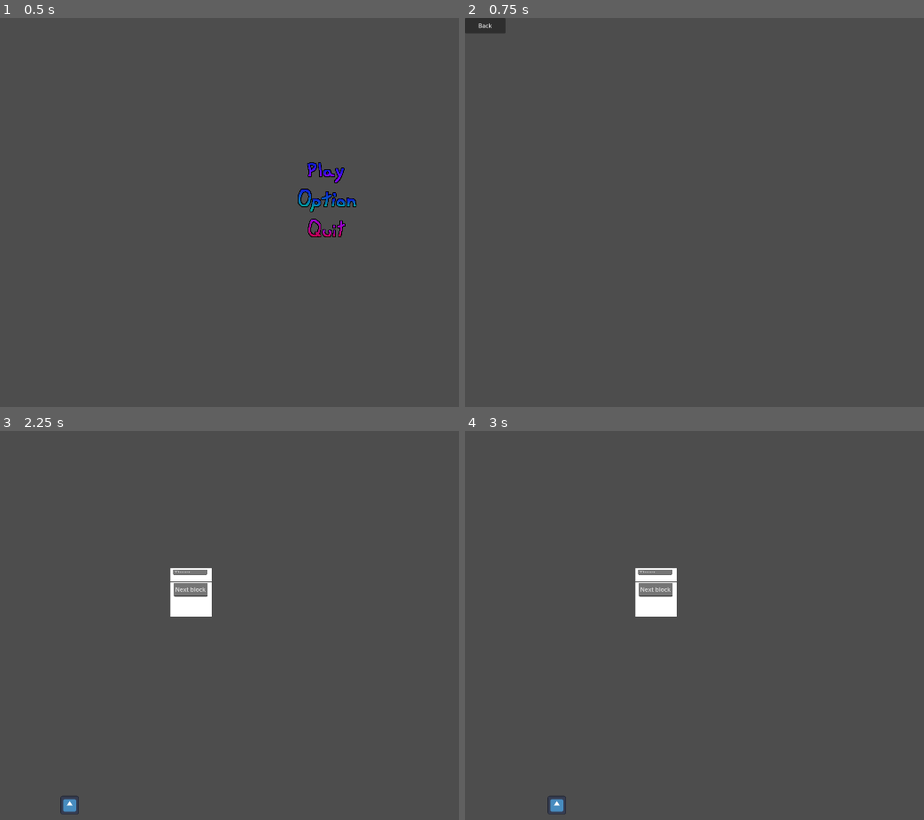
Above: before the commit, frames 1-4 (two rows, left to right).
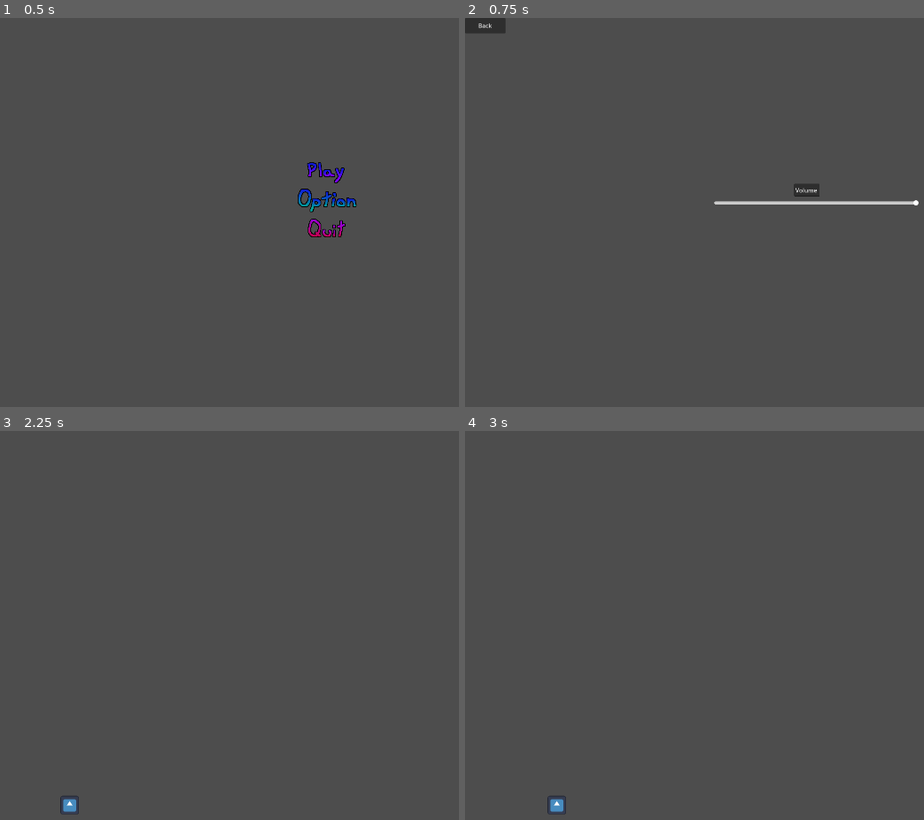
Above: after the commit, the same moments.

Repository: Paradox694/Aerial-Survivor
Game: Godot game, scene res://MainMenu/MainMenu.tscn
Two runs of this game, one before a commit and one after it. Both use one fixed random seed, a clock stepped at 60 frames per second and the inputs below. The engine's default icon, where the game draws it, is replaced by a stand-in: a white triangle on a blue panel in a dark square.
Inputs (mouse positions are in pixels of both pictures, inside the frame that each line leads up to):
- Up to frame 1 (0.5 s): no input
- Up to frame 2 (0.75 s): click (790, 200) at 0.5 s
- Up to frame 3 (2.25 s): click "Back" at 1.25 s; click (325, 582) at 2 s
- Up to frame 4 (3 s): tap Enter at 2.75 s; hold Right (move_right) from 2.78 s (still down)

Frame 1 is identical in both runs. In frame 2, 0.6% of the frame differs, in the area x 54-99%, y 42-49%; in frame 3, 1.1%, in the area x 37-47%, y 35-48%; in frame 4, 1.1%.

Commit message:
Added a vloume slider to the MainMenu options menu to control the volume of the master volume Added the sprites to the pause menu

Diff:
--- a/MainMenu/OptionsMainMenu.tscn
+++ b/MainMenu/OptionsMainMenu.tscn
@@ -1,6 +1,7 @@
-[gd_scene load_steps=2 format=3 uid="uid://dyw0iioc1kp7g"]
+[gd_scene load_steps=3 format=3 uid="uid://dyw0iioc1kp7g"]
 
 [ext_resource type="Script" path="res://MainMenu/OptionsMainMenu.gd" id="1_cfffd"]
+[ext_resource type="Script" path="res://MainMenu/VolumeSliderMM.gd" id="2_kt2w7"]
 
 [node name="Options(for MainMenu)" type="Control"]
 layout_mode = 3
@@ -17,4 +18,23 @@
 offset_bottom = 42.0
 text = "Back"
 
+[node name="VolumeSliderMM" type="HSlider" parent="."]
+layout_mode = 0
+offset_left = 676.0
+offset_top = 484.0
+offset_right = 1231.0
+offset_bottom = 523.0
+max_value = 1.0
+step = 0.001
+script = ExtResource("2_kt2w7")
+bus_name = "Master"
+
+[node name="TextEdit" type="TextEdit" parent="."]
+layout_mode = 0
+offset_left = 892.0
+offset_top = 451.0
+offset_right = 962.0
+offset_bottom = 486.0
+text = "Volume"
+
 [connection signal="pressed" from="Back" to="." method="_on_back_pressed"]
--- /dev/null
+++ b/MainMenu/VolumeSliderMM.gd
@@ -0,0 +1,15 @@
+extends HSlider
+
+@export
+var bus_name: String
+
+var bus_index: int
+
+func _ready() -> void:
+	bus_index = AudioServer.get_bus_index(bus_name)
+	value_changed.connect(_on_value_changed)
+
+	value = db_to_linear(AudioServer.get_bus_volume_db(bus_index))
+
+func _on_value_changed(value: float) -> void:
+	AudioServer.set_bus_volume_db(bus_index, linear_to_db(value))
--- a/PauseMenu/PauseMenu.gd
+++ b/PauseMenu/PauseMenu.gd
@@ -3,8 +3,7 @@
 @onready var main = $"../"
 
 func _on_resume_pressed():
-		main.pauseMenu()
-
+	main.pauseMenu()
 
 func _on_options_pressed():
 	get_tree().change_scene_to_file("res://PauseMenu/OptionsPauseMenu.tscn")
--- a/PauseMenu/PauseMenu.tscn
+++ b/PauseMenu/PauseMenu.tscn
@@ -1,6 +1,9 @@
-[gd_scene load_steps=2 format=3 uid="uid://dtpuae4q8vxt"]
+[gd_scene load_steps=5 format=3 uid="uid://dtpuae4q8vxt"]
 
 [ext_resource type="Script" path="res://PauseMenu/PauseMenu.gd" id="1_6h5ov"]
+[ext_resource type="Texture2D" uid="uid://koj1ywblod5h" path="res://UISprites/OptionButton.png" id="2_ak18r"]
+[ext_resource type="Texture2D" uid="uid://b7303qu7nwynw" path="res://UISprites/ResumeButton.png" id="2_p5igv"]
+[ext_resource type="Texture2D" uid="uid://d3smc6en85jkv" path="res://UISprites/QuitButton.png" id="4_3mtr1"]
 
 [node name="PauseMenu" type="Control"]
 layout_mode = 3
@@ -11,31 +14,28 @@
 grow_vertical = 2
 script = ExtResource("1_6h5ov")
 
-[node name="Resume" type="Button" parent="."]
-layout_mode = 2
-offset_left = 755.0
-offset_top = 328.0
-offset_right = 1019.0
-offset_bottom = 445.0
-text = "Resume"
+[node name="Resume" type="TextureButton" parent="."]
+layout_mode = 0
+offset_left = 793.0
+offset_top = 380.0
+offset_right = 993.0
+offset_bottom = 455.0
+texture_normal = ExtResource("2_p5igv")
 
-[node name="Options" type="Button" parent="."]
-layout_mode = 2
-offset_left = 756.0
-offset_top = 456.0
-offset_right = 1020.0
-offset_bottom = 573.0
-text = "Options"
+[node name="Options" type="TextureButton" parent="."]
+offset_left = 789.0
+offset_top = 476.0
+offset_right = 989.0
+offset_bottom = 551.0
+texture_normal = ExtResource("2_ak18r")
 
-[node name="Quit" type="Button" parent="."]
-layout_mode = 2
-offset_left = 758.0
-offset_top = 585.0
-offset_right = 1020.0
-offset_bottom = 701.0
-text = "Quit"
+[node name="Quit" type="TextureButton" parent="."]
+offset_left = 824.0
+offset_top = 598.0
+offset_right = 949.0
+offset_bottom = 673.0
+texture_normal = ExtResource("4_3mtr1")
 
 [connection signal="pressed" from="Resume" to="." method="_on_resume_pressed"]
-[connection signal="pressed" from="Resume" to="." method="_on_play_pressed"]
 [connection signal="pressed" from="Options" to="." method="_on_options_pressed"]
 [connection signal="pressed" from="Quit" to="." method="_on_quit_pressed"]
--- a/world.tscn
+++ b/world.tscn
@@ -61,26 +61,3 @@
 shape = SubResource("RectangleShape2D_enxlb")
 
 [node name="SidePanelSprite2D 2" type="Sprite2D" parent="PlayAreaPanels/SidePanel2"]
-
-[node name="Polygon2D" type="Polygon2D" parent="."]
-position = Vector2(4, 0)
-polygon = PackedVector2Array(390, -10, 502, -10, 502, 82, 390, 82)
-
-[node name="NextBlock" type="TextEdit" parent="Polygon2D"]
-offset_left = 399.0
-offset_top = -9.0
-offset_right = 492.0
-offset_bottom = 29.0
-text = "Next block"
-
-[node name="TempTimerArea" type="Polygon2D" parent="."]
-position = Vector2(4, -44)
-scale = Vector2(1, 0.380435)
-polygon = PackedVector2Array(390, -10, 502, -10, 502, 84.1143, 446, 84.1143, 390, 84.1143)
-
-[node name="Timer" type="TextEdit" parent="TempTimerArea"]
-offset_left = 397.0
-offset_top = -2.62856
-offset_right = 490.0
-offset_bottom = 35.3714
-text = "Timer"
Not shown: 1 places in MainMenu/MainMenu.tscn that only renumber resources
